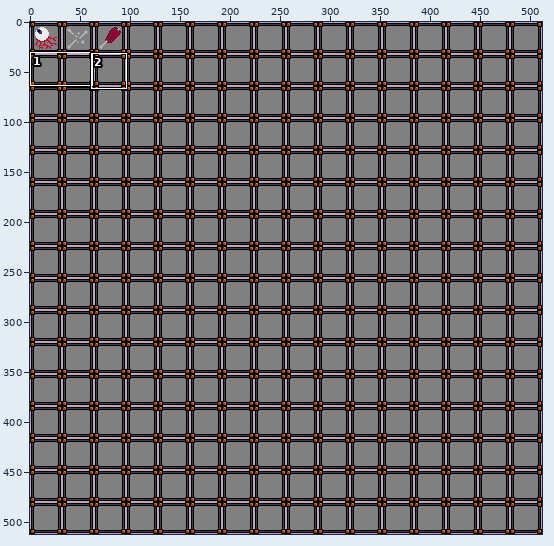
One commit to this sprite sheet: src/img/DropIcons.png. The first picture is a wide view before the edit; the outline marks the close-up.
Close-up. The starting point:
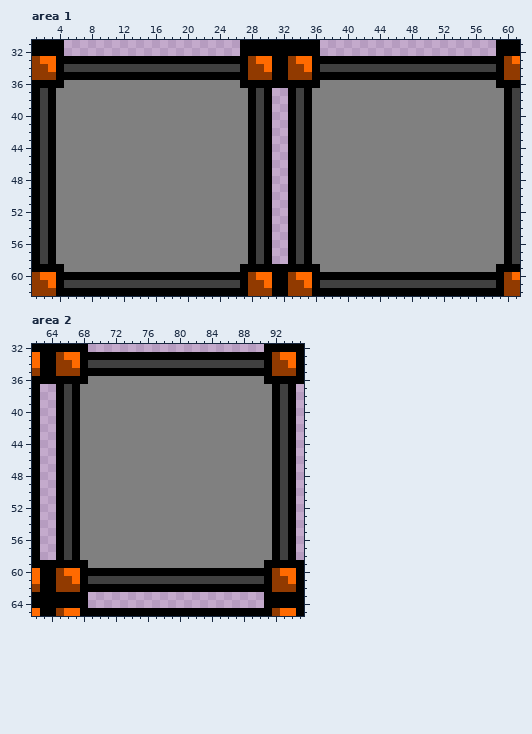
The file is 512x512 pixels. Colours within 5 levels of each other are drawn and written as one. Shown: area 1: x 1..61, y 31..62; area 2: x 62..95, y 32..65.
The same view after the edit:
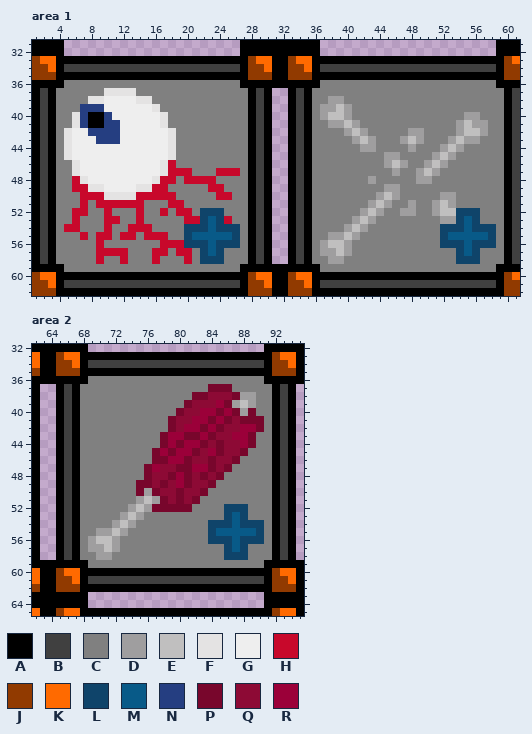
Palette (. is transparent): A #000000  B #404040  C #808080  D #9f9e9f  E #c0bfbf  F #e4e3e3  G #eeeeee  H #c8082b  J #913a00  K #ff6a00  L #0f446a  M #085a88  N #253e81  P #78062c  Q #8d0a35  R #9b0039
Commit message: added category_icons and reuploaded drop_icons
The exact change:
Changed rows in their new state; - is an unchanged pixel.
Area 1:
first column x 5:
37 -----FFFF---------------------------------------------
38 ---FFGGGGFF----------------------DD-------------------
39 --NNNGGGGGGF--------------------DDED------------------
40 -FNAANGGGGGGF-------------------DEED--------------DD--
41 -FNAANNGGGGGF--------------------DDED------------DEDD-
42 FGGNNNNGGGGGGF---------------------DED-----DD----DEED-
43 FGGGNNNGGGGGGF----------------------DED---DED---DEDD--
44 FGGGGGGGGGGGGF-----------------------DD----D---DED----
45 FGGGGGGGGGGGGF--------------------------DD----DED-----
46 -FGGGGGGGGGGFH--------------------------DED--DED------
47 -FGGGGGGGGGGFHHH---HHH-------------------D--DED-------
48 -HFGGGGGGGGFHH-HHHH-------------------D-----DD--------
49 -HHFFGGGGFFHH-----HH--------------------DD------------
50 --HHHFFFFHHHHH-----HH------------------DED-----DD-----
51 --H-HHHHHH---HH-----------------------DED--D--DED-----
52 -HH--H---H--H-HH-LLL-----------------DED--DD--DEELLL--
53 -H---HH--H-----HHLMLH---------------DED--------DDLML--
54 HH---H--HHH----LLLMLLL-------------DED---------LLLMLLL
55 --H-HH-HH-HHH--LMMMMML-----------DDED----------LMMMMML
56 ----H-------HHHLLLMLLL----------DEED-----------LLLMLLL
57 ----HHHH---HH-HH-LML------------DDED-------------LML--
58 ----H--H---H---H-LLL-------------DD--------------LLL--
Area 2:
first column x 69:
37 ---------------PPP----
38 -------------PPQQQPDD-
39 ------------PQQQRPDED-
40 -----------PQQRRPRPDP-
41 ----------PQQRRPRPQPPP
42 ----------PQRRPRPQQRRP
43 ---------PRRPPRPQQRRP-
44 ---------PRPRRPQPQQRP-
45 --------PRPRRPQRPQQP--
46 --------PPRRPQQPQQP---
47 -------PRQQPPRRPQP----
48 -------PQQPRPQPQP-----
49 ------PPQPQRPQQP------
50 ------PDPQQPQQP-------
51 ------DEDPQPQP--------
52 -----DEDPPPPP----LLL--
53 ----DED----------LML--
54 ---DED---------LLLMLLL
55 -DDED----------LMMMMML
56 DEED-----------LLLMLLL
57 DDED-------------LML--
58 -DD--------------LLL--
Pixel boxes of the changes (left, top, right, bottom) in both close-ups:
changed: (64, 88, 240, 264)
changed: (320, 96, 496, 264)
changed: (88, 384, 264, 560)
